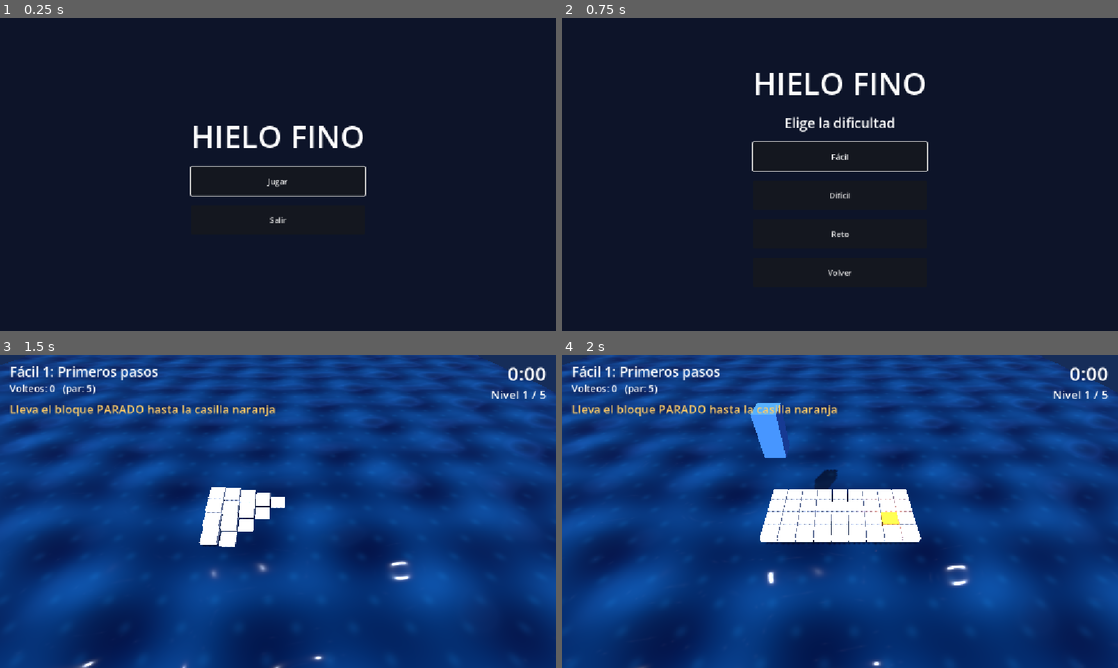
Above: before the commit, frames 1-4 (two rows, left to right).
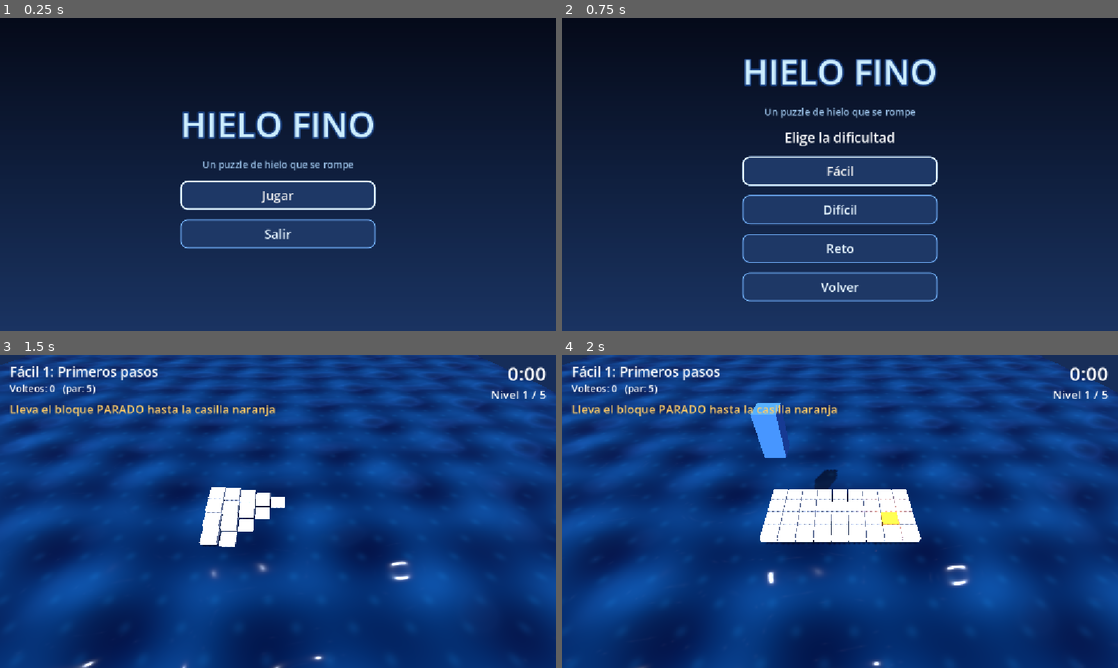
Above: after the commit, the same moments.

Repository: iandifilippo/hielo-fino
Game: Godot game, scene res://escenas/menu.tscn
Same seed, same stepped clock (60 frames per second), same inputs: the game is played once before the commit and once after it.
Inputs:
- Up to frame 1 (0.25 s): no input
- Up to frame 2 (0.75 s): click "Jugar" at 0.5 s
- Up to frame 3 (1.5 s): click "Fácil" at 1.25 s
- Up to frame 4 (2 s): no input

The runs differ from the first frame. In frame 1, 50% of the frame differs, in the area x 0-100%, y 29-100%; in frame 2, 52%, in the area x 0-100%, y 12-100%; in frame 3, nothing differs; in frame 4, nothing differs.

Commit message:
Menú más bonito: degradado, título hielo y botones redondeados

Diff:
--- /dev/null
+++ b/scripts/estilo.gd
@@ -0,0 +1,27 @@
+class_name Estilo
+extends RefCounted
+
+# ESTILO DE LOS BOTONES: HIELO CON BORDES REDONDOS
+
+static func caja(fondo: Color, borde: Color) -> StyleBoxFlat:
+	var s := StyleBoxFlat.new()
+	s.bg_color = fondo
+	s.border_color = borde
+	s.set_border_width_all(2)
+	s.set_corner_radius_all(14)
+	s.content_margin_left = 16
+	s.content_margin_right = 16
+	return s
+
+static func boton(b: Button) -> void:
+	b.add_theme_stylebox_override("normal", caja(Color(0.12, 0.22, 0.4), Color(0.45, 0.7, 1.0)))
+	b.add_theme_stylebox_override("hover", caja(Color(0.18, 0.32, 0.55), Color(0.75, 0.9, 1.0)))
+	b.add_theme_stylebox_override("pressed", caja(Color(0.08, 0.16, 0.3), Color(0.45, 0.7, 1.0)))
+	b.add_theme_stylebox_override("disabled", caja(Color(0.1, 0.13, 0.2), Color(0.25, 0.3, 0.4)))
+	var foco := caja(Color(0, 0, 0, 0), Color(0.9, 0.97, 1.0))
+	foco.draw_center = false
+	foco.set_border_width_all(3)
+	b.add_theme_stylebox_override("focus", foco)
+	b.add_theme_font_size_override("font_size", 26)
+	b.add_theme_color_override("font_color", Color(0.9, 0.96, 1.0))
+	b.add_theme_color_override("font_hover_color", Color(1, 1, 1))
--- a/scripts/menu.gd
+++ b/scripts/menu.gd
@@ -9,8 +9,18 @@
 
 func _ready() -> void:
 	set_anchors_preset(Control.PRESET_FULL_RECT)
-	var fondo := ColorRect.new()
-	fondo.color = Color(0.05, 0.08, 0.16)
+	# FONDO EN DEGRADADO: NOCHE ARRIBA, AZUL HIELO ABAJO
+	var degradado := Gradient.new()
+	degradado.set_color(0, Color(0.02, 0.04, 0.1))
+	degradado.set_color(1, Color(0.1, 0.2, 0.38))
+	var textura := GradientTexture2D.new()
+	textura.gradient = degradado
+	textura.fill_from = Vector2(0, 0)
+	textura.fill_to = Vector2(0, 1)
+	var fondo := TextureRect.new()
+	fondo.texture = textura
+	fondo.expand_mode = TextureRect.EXPAND_IGNORE_SIZE
+	fondo.stretch_mode = TextureRect.STRETCH_SCALE
 	fondo.set_anchors_preset(Control.PRESET_FULL_RECT)
 	add_child(fondo)
 
@@ -25,8 +35,18 @@
 	var titulo := Label.new()
 	titulo.text = "HIELO FINO"
 	titulo.horizontal_alignment = HORIZONTAL_ALIGNMENT_CENTER
-	titulo.add_theme_font_size_override("font_size", 64)
+	titulo.add_theme_font_size_override("font_size", 72)
+	titulo.add_theme_color_override("font_color", Color(0.8, 0.93, 1.0))
+	titulo.add_theme_constant_override("outline_size", 14)
+	titulo.add_theme_color_override("font_outline_color", Color(0.1, 0.25, 0.5))
 	caja.add_child(titulo)
+
+	var lema := Label.new()
+	lema.text = "Un puzzle de hielo que se rompe"
+	lema.horizontal_alignment = HORIZONTAL_ALIGNMENT_CENTER
+	lema.add_theme_font_size_override("font_size", 20)
+	lema.add_theme_color_override("font_color", Color(0.6, 0.75, 0.9))
+	caja.add_child(lema)
 
 	# MENÚ 1: JUGAR / SALIR
 	caja_principal = VBoxContainer.new()
@@ -62,6 +82,7 @@
 	var b := Button.new()
 	b.text = texto
 	b.custom_minimum_size = Vector2(260, 60)
+	Estilo.boton(b)
 	b.pressed.connect(accion)
 	return b
 
Not shown, added: scripts/victoria.gd.uid
